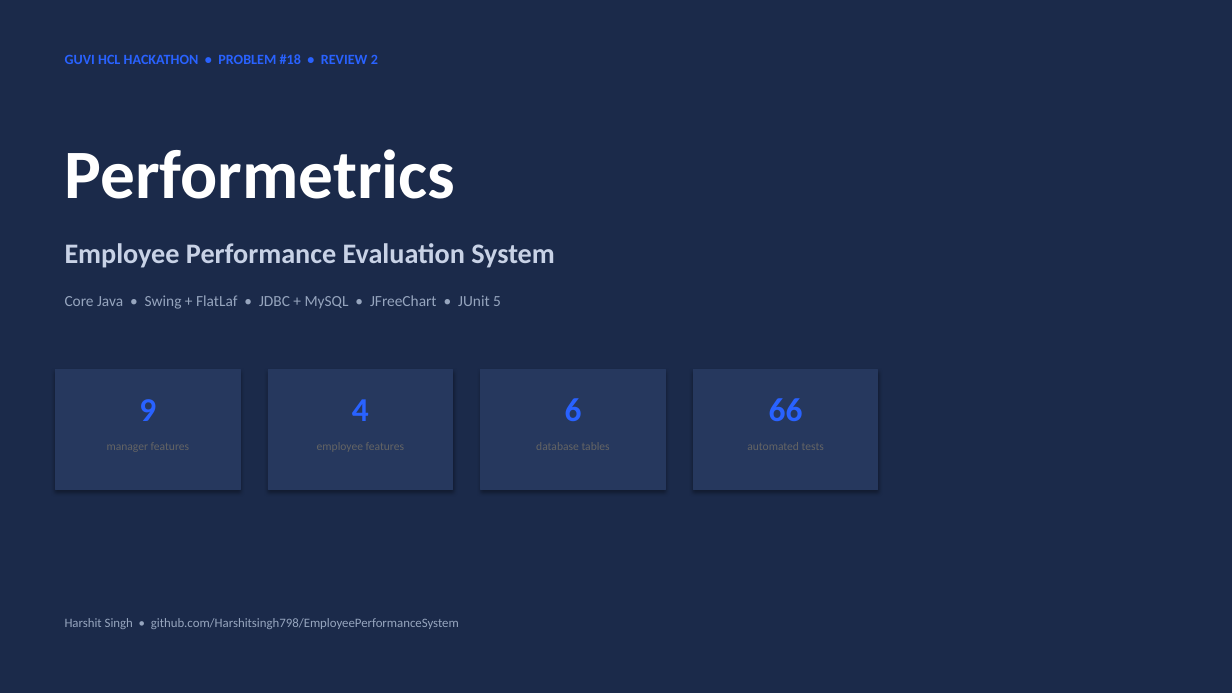
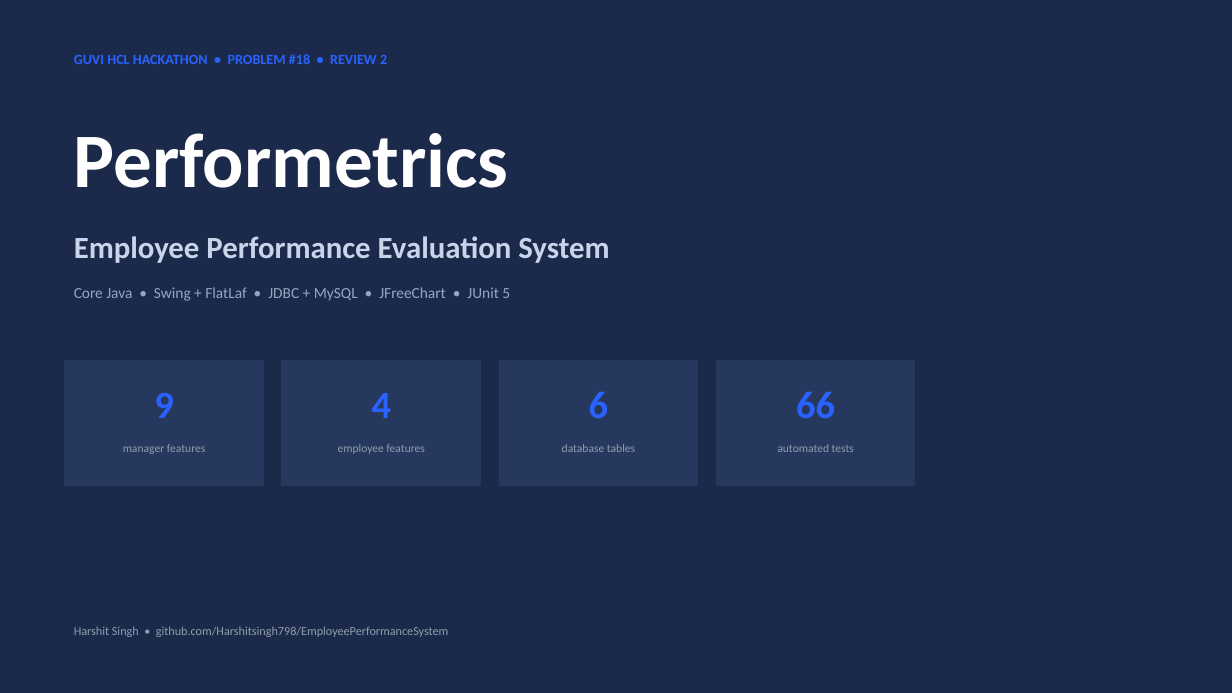
Before and after one commit to Harshitsingh798/EmployeePerformanceSystem, a slide deck: slide 1 of docs/Review2_Final_Performetrics.pptx. Drawn at 1232x693 pixels with LibreOffice and Linux fonts; fonts in the diff are those of the drawing. Boxes give left, top, right and bottom in pixels: in the first picture for what was removed or moved away, otherwise in the second. Text is boxed around its words. In the diff, an @@ line names an element or a change of style, - is before the commit and + after.

Commit message:
Complete Employee Performance System audit, tests, and Review 2 PPT

```diff
--- a/docs/Review2_Final_Performetrics.pptx
+++ b/docs/Review2_Final_Performetrics.pptx
@@ text "GUVI HCL HACKATHON • PROBLEM ...": place and size @@
-text "GUVI HCL HACKATHON • PROBLEM ..." at [65, 54, 378, 64]
+text "GUVI HCL HACKATHON • PROBLEM ..." at [74, 54, 387, 64]
@@ text "Performetrics": place and size @@
-text "Performetrics" at [65, 149, 456, 199]
+text "Performetrics" at [74, 133, 508, 188]
@@ text "Performetrics" at [74, 133, 508, 188]: size 54 to 60 pt @@
@@ text "Employee Performance Evaluation System": place and size @@
-text "Employee Performance Evaluation System" at [65, 243, 555, 268]
+text "Employee Performance Evaluation System" at [74, 236, 609, 263]
@@ text "Employee Performance Evaluation System" at [74, 236, 609, 263]: size 22 to 24 pt, text colour #C8D2E6 to #C8D4EA @@
@@ text "Core Java • Swing + ...": place and size @@
-text "Core Java • Swing + ..." at [65, 295, 501, 309]
+text "Core Java • Swing + ..." at [74, 287, 510, 301]
@@ text "Core Java • Swing + ..." at [74, 287, 510, 301]: text colour #96A5BE to #96A6C2 @@
@@ text "9": place and size @@
-text "9" at [139, 399, 156, 421]
+text "9" at [154, 393, 173, 418]
@@ rectangle: place and size @@
-rectangle at [55, 370, 240, 490]
+rectangle at [65, 360, 263, 485]
@@ text "4": place and size @@
-text "4" at [352, 399, 369, 421]
+text "4" at [372, 393, 391, 418]
@@ rectangle: place and size @@
-rectangle at [268, 370, 453, 490]
+rectangle at [282, 360, 481, 485]
@@ text "6": place and size @@
-text "6" at [565, 398, 582, 421]
+text "6" at [589, 391, 608, 419]
@@ rectangle: place and size @@
-rectangle at [481, 370, 665, 490]
+rectangle at [499, 360, 698, 485]
@@ size 26 to 30 pt in 4 elements at [154, 393, 173, 418], [372, 393, 391, 418], [589, 391, 608, 419], [796, 391, 835, 419] @@
@@ text "66": place and size @@
-text "66" at [769, 398, 803, 421]
+text "66" at [796, 391, 835, 419]
@@ shadow off in 4 elements at [65, 360, 263, 485], [282, 360, 481, 485], [499, 360, 698, 485], [716, 360, 915, 485] @@
@@ rectangle: place and size @@
-rectangle at [693, 370, 878, 490]
+rectangle at [716, 360, 915, 485]
@@ text "manager features": place and size @@
-text "manager features" at [107, 442, 190, 452]
+text "manager features" at [123, 444, 206, 454]
@@ text "employee features": place and size @@
-text "employee features" at [317, 442, 405, 451]
+text "employee features" at [338, 444, 425, 454]
@@ text "database tables": place and size @@
-text "database tables" at [536, 442, 610, 450]
+text "database tables" at [562, 444, 635, 452]
@@ text colour #646464 to #909DAE in 4 elements at [123, 444, 206, 454], [338, 444, 425, 454], [562, 444, 635, 452], [777, 444, 854, 452] @@
@@ text "automated tests": place and size @@
-text "automated tests" at [747, 442, 824, 450]
+text "automated tests" at [777, 444, 854, 452]
@@ text "Harshit Singh • github.com/Harshitsingh798/EmployeePerforman ...": place and size @@
-text "Harshit Singh • github.com/Harshitsingh798/EmployeePerforman ..." at [65, 618, 459, 629]
+text "Harshit Singh • github.com/Harshitsingh798/EmployeePerforman ..." at [74, 626, 449, 637]
@@ text "Harshit Singh • github.com/Harshitsingh798/EmployeePerforman ..." at [74, 626, 449, 637]: size 10 to 9.5 pt, text colour #96A5BE to #909DAE @@
```
Also in this commit, not shown: 9 other slides changed, 1 other file.
